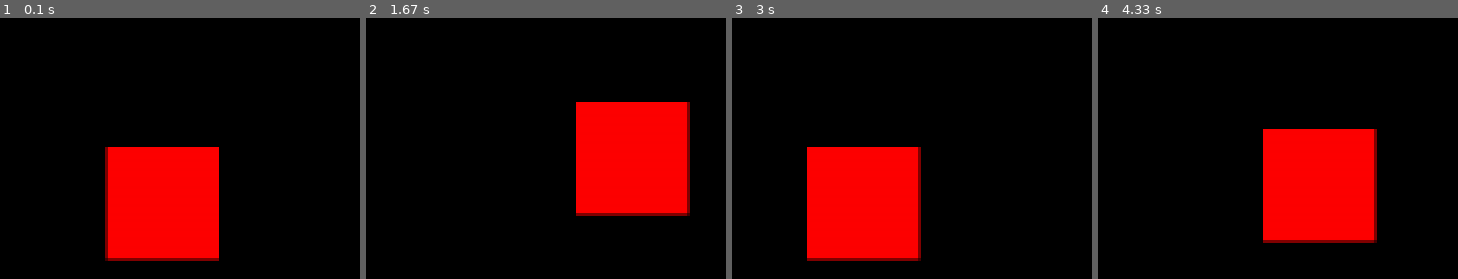
Above: before the commit, frames 1-4 (left to right).
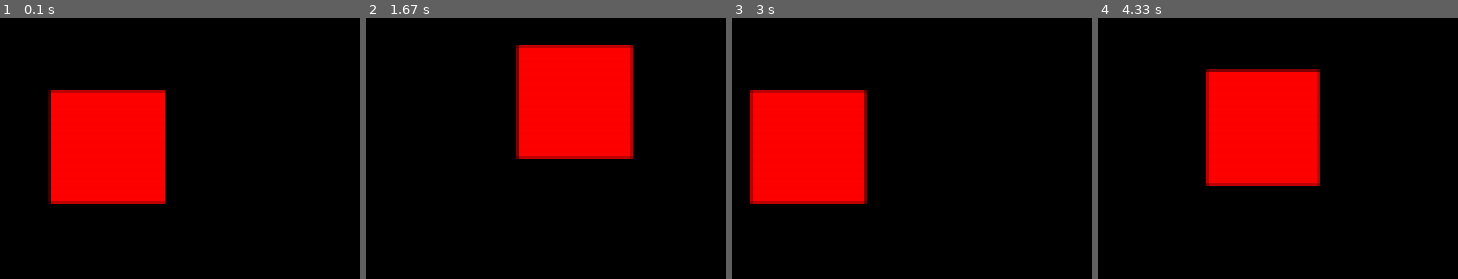
Above: after the commit, the same moments.

Repository: 2som/pygame_Snake
Game: pygame game, started from app.py
Two runs of this game, one before a commit and one after it. Both use one fixed random seed, a clock stepped at 60 frames per second and the inputs below.
Inputs:
- Up to frame 1 (0.1 s): no input
- Up to frame 2 (1.67 s): hold Right 0.33-0.8 s; hold Up 0.83-1.13 s; hold Right 1.17-1.63 s
- Up to frame 3 (3 s): hold Left 1.67-2.2 s; hold Down 2.23-2.53 s; hold Left 2.57-2.97 s
- Up to frame 4 (4.33 s): hold Up 3-3.37 s; hold Right 3.4-4.03 s; hold Down from 4.07 s (still down)

The runs differ from the first frame. In frame 1, 21% of the frame differs, in the area x 13-61%, y 27-94%; in frame 2, 21%, in the area x 41-90%, y 10-76%; in frame 3, 21%; in frame 4, 21%.

Commit message:
Add MovableBlock class

Diff:
--- a/app.py
+++ b/app.py
@@ -28,14 +28,17 @@
     def initialize_objects(self):
         self.blockFacade = BlockFacade(self.SETTINGS.blockConfig)
 
-        self.snake = Snake(self.screen, self.blockFacade.createBlock(
+        self.snake = Snake(self.screen, self.blockFacade.createMovableBlock(
+            self.screen.get_rect().centerx,
+            self.screen.get_rect().centery
+        ))
+
+        self.snake.enlarge(self.blockFacade.createMovableBlock(
             self.screen.get_rect().centerx,
             self.screen.get_rect().centery
         ))
 
     def run(self):
-        self.screen.fill((0, 0, 0))
-        self.snake.display()
         while True:
             self.screen.fill((0, 0, 0))
             self.check_events(pygame.event.get())
@@ -61,5 +64,4 @@
     def update_screen(self):
         pass
 
-
 App().run()
--- a/src/objects/Block.py
+++ b/src/objects/Block.py
@@ -4,6 +4,6 @@
     def __init__(self, blockConfig, x=0, y=0):
         self.width = blockConfig.get('width', 50)
         self.height = blockConfig.get('height', 50)
-        self.x = x
-        self.y = y
-        self.rect = pygame.Rect(self.x, self.y, self.width, self.height)
+        self.rect = pygame.Rect(x, y, self.width, self.height)
+        self.rect.centerx = x
+        self.rect.centery = y
--- a/src/objects/BlockFacade.py
+++ b/src/objects/BlockFacade.py
@@ -1,4 +1,6 @@
 from src.objects.Block import Block
+from src.objects.MovableBlock import MovableBlock
+
 
 class BlockFacade:
     def __init__(self, blockConfig):
@@ -6,8 +8,10 @@
         self.blockConfig = blockConfig
 
     def createBlock(self, x=0, y=0):
-        return Block(self.blockConfig, x, y).rect
+        return Block(self.blockConfig, x, y)
 
+    def createMovableBlock(self, x=0, y=0):
+        return MovableBlock(self.blockConfig, x, y)
 
     def createBlockAtRandomPosition(self):
         pass
--- /dev/null
+++ b/src/objects/MovableBlock.py
@@ -0,0 +1,21 @@
+from src.objects.Block import Block
+
+class MovableBlock(Block):
+    def __init__(self, blockConfig, x, y):
+        super().__init__(blockConfig, x, y)
+        self.prev_x = 0
+        self.prev_y = 0
+
+    def update_position(self, x, y):
+        if not all(
+            map(lambda x: isinstance(x, int), [x, y])):
+            raise TypeError
+
+        self.save_previous_position()
+
+        self.rect.centerx = x
+        self.rect.centery = y
+
+    def save_previous_position(self):
+        self.prev_x = self.rect.centerx
+        self.prev_y = self.rect.centery
--- a/src/objects/Snake.py
+++ b/src/objects/Snake.py
@@ -1,10 +1,11 @@
 import pygame
 
 class Snake:
-    def __init__(self, screen, rect):
+    def __init__(self, screen, movableBlock):
         self.screen = screen
-        self.rect = rect
+        self.head = movableBlock
         self.moving_direction = 'left'
+        self.body = [self.head]
 
     def set_moving_direction(self, direction):
         if not isinstance(direction, str):
@@ -15,6 +16,8 @@
         self.moving_direction = direction
 
     def move(self):
+        self.save_previous_position()
+
         if self.moving_direction == 'left':
             self._move_left()
         elif self.moving_direction == 'right':
@@ -23,18 +26,36 @@
             self._move_down()
         elif self.moving_direction == 'up':
             self._move_up()
+        else:
+            return
+
+        self.update_body()
+
+    def save_previous_position(self):
+        self.head.save_previous_position()
+
+    def update_body(self):
+        for i in range(0, len(self.body) - 1):
+            current_block = self.body[i]
+            next_block = self.body[i + 1]
+            next_block.update_position(current_block.prev_x, current_block.prev_y)
 
     def display(self):
-        pygame.draw.rect(self.screen, (255, 0, 0), self.rect)
+        for i in range(0, len(self.body)):
+            pygame.draw.rect(self.screen, (255, 0, 0), self.body[i].rect)
+
+    def enlarge(self, block):
+        self.body.append(block)
+        print(self.body)
 
     def _move_up(self):
-        self.rect.centery -= 1
+        self.head.rect.centery -= 1
 
     def _move_down(self):
-        self.rect.centery += 1
+        self.head.rect.centery += 1
 
     def _move_left(self):
-        self.rect.centerx -= 1
+        self.head.rect.centerx -= 1
 
     def _move_right(self):
-        self.rect.centerx += 1
+        self.head.rect.centerx += 1
--- /dev/null
+++ b/tests/TestMovableBlock.py
@@ -0,0 +1,12 @@
+import tests.mocks as mocks
+from src.objects.MovableBlock import MovableBlock
+
+class TestMovableBlock:
+    def test_update_position(self):
+        block = MovableBlock(mocks.blockConfig, 100, 100)
+
+        block.update_position(99, 100)
+
+        assert block.prev_x == 100
+        assert block.prev_y == 100
+        assert block.rect.centerx == 99
--- a/tests/TestSnake.py
+++ b/tests/TestSnake.py
@@ -1,8 +1,5 @@
-import pytest
-
 import tests.mocks as mocks
 from src.objects.Snake import Snake
-
 
 class TestSnake:
     def test_snake_initial_direction_is_left(self):
@@ -38,28 +35,28 @@
 
         snake.set_moving_direction('up')
         snake.move()
-        assert snake.rect.centery == 99 and snake.rect.centerx == 100
+        assert snake.head.centery == 99 and snake.head.centerx == 100
 
     def test_snake_moves_down_correctly(self):
         snake = self.there_is_snake_object()
 
         snake.set_moving_direction('down')
         snake.move()
-        assert snake.rect.centery == 101 and snake.rect.centerx == 100
+        assert snake.head.centery == 101 and snake.head.centerx == 100
 
     def test_snake_moves_left_correctly(self):
         snake = self.there_is_snake_object()
 
         snake.set_moving_direction('left')
         snake.move()
-        assert snake.rect.centery == 100 and snake.rect.centerx == 99
+        assert snake.head.centery == 100 and snake.head.centerx == 99
 
     def test_snake_moves_right_correctly(self):
         snake = self.there_is_snake_object()
 
         snake.set_moving_direction('right')
         snake.move()
-        assert snake.rect.centery == 100 and snake.rect.centerx == 101
+        assert snake.head.centery == 100 and snake.head.centerx == 101
 
     def there_is_snake_object(self):
         return Snake(mocks.ScreenFixture(), mocks.RectFixture(100, 100))
--- a/tests/mocks.py
+++ b/tests/mocks.py
@@ -6,6 +6,16 @@
 
 
 class RectFixture:
-    def __init__(self, x, y):
+    def __init__(self, x, y, width=50, height=50):
         self.centerx = x
         self.centery = y
+        self.width = width
+        self.height = height
+
+
+blockConfig = {
+    "width": 50,
+    "height": 50,
+    "color1": (0, 255, 0),
+    "color2": (0, 0, 255),
+}
